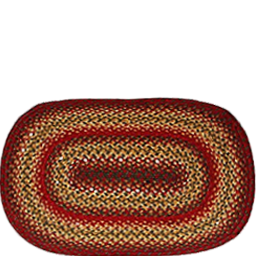
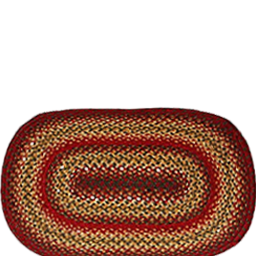
Layered file, before and after one edit (256x256). Changes by layer:
painted on "Layer 1" over [0, 96, 256, 256]
